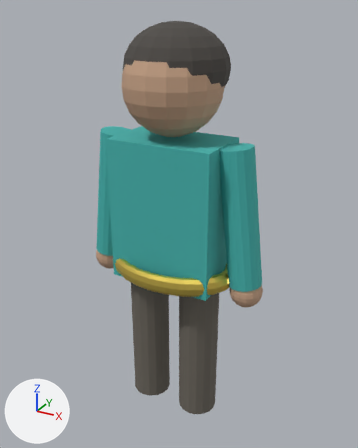
Renders of the FBX model journey3d/Assets/Resources/Models/player_avatar.fbx from each side of a commit.
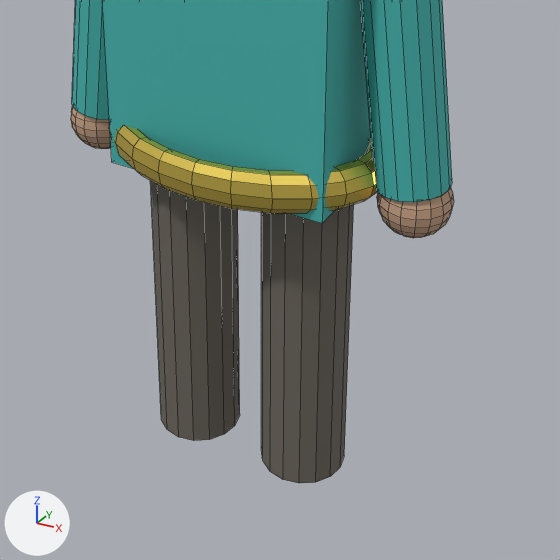
Each version is shown whole from a camera (50 mm lens) standing at (0.973, -1.718, 1.797) and looking at (0.006, 0.04, 0.918), then close up on the part from 18% to 86% of the width and 45% to 100% of the height. Lighting does not change. The marker at lower left points along +X, +Y and +Z. The older version's two pictures come first. The close-ups show mesh edges as thin lines.

The older version as bpy lines, for what is in view:
```python
me_cylinder_004 = bpy.data.meshes.new('Cylinder.004')
me_cylinder_004.from_pydata(...)  # 1088 vertices, 1086 faces; spans x -0.29..0.55, y -0.21..0.24, z -0.35..1.4
# faces by material slot: [36, 42, 240, 576, 192]
me_cylinder_004.materials.append(mat_player_pants)  # dark grey #6c665d
me_cylinder_004.materials.append(mat_player_tunic)  # cyan #45b5af
me_cylinder_004.materials.append(mat_gold)  # yellow #fde069
me_cylinder_004.materials.append(mat_player_skin)  # beige #c4a084
me_cylinder_004.materials.append(mat_player_hair)  # dark grey #4f4b47
ob_player_avatar = bpy.data.objects.new('player_avatar', me_cylinder_004)
ob_player_avatar.location = (-0.13, 0.0, 0.35)
```
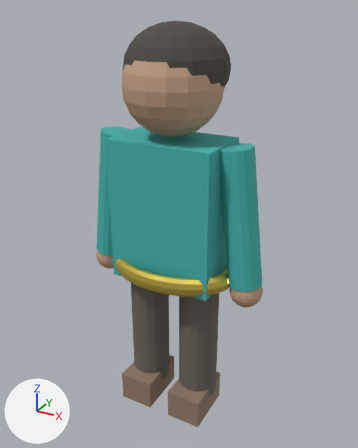
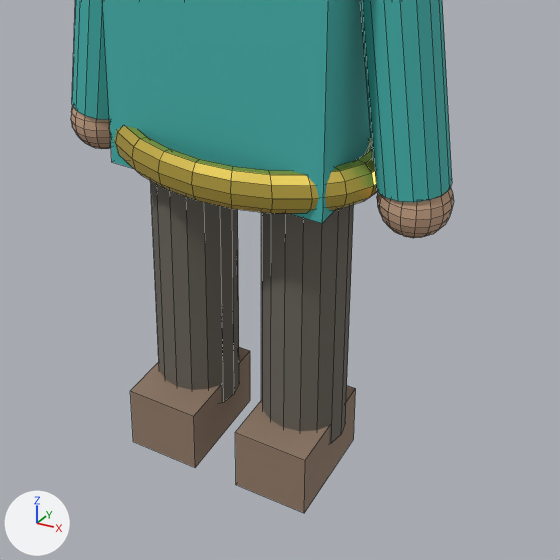
Where the newer file only moved an object's origin or applied its transform, the numbers keep the older frame.

Boxes (x1, y1, x2, y2) around the edits, measured in the close-ups (560 x 560 px):
'player_avatar', reshaped: before (71, 0, 454, 483); after (71, 0, 454, 513)
part 1 of me_cylinder_004, added: after (151, 181, 239, 403)
part 2 of me_cylinder_004, added: after (261, 204, 354, 444)
part 3 of me_cylinder_004, added (brown): after (130, 347, 250, 467)
part 4 of me_cylinder_004, added (brown): after (235, 386, 356, 513)

What changed in the scene script:
```text
Add mat_av_boots:
    mat_av_boots = principled_material('av_boots')
    mat_av_boots.base_color = (0.29, 0.2, 0.141)  # brown #937c69
    mat_av_boots.roughness = 0.85
Change me_cylinder_004:
    used by ob_player_avatar; location = (-0.13, 0.0, 0.35)
    remove me_cylinder_004.from_pydata(...)  # 1088 vertices, 1086 faces; spans x -0.29..0.55, y -0.21..0.24, z -0.35..1.4
    add me_cylinder_004.from_pydata(...)  # 1104 vertices, 1098 faces; spans x -0.29..0.55, y -0.21..0.24, z -0.35..1.4
    me_cylinder_004 part 1: a new loose piece, a 16-sided cylinder along z spanning x -0.09..0.09, y -0.09..0.09, z -0.26..0.36, in mat_player_pants (dark grey #6c665d)
    me_cylinder_004 part 2: a new loose piece, a 16-sided cylinder along z spanning x 0.17..0.35, y -0.09..0.09, z -0.26..0.36, in mat_player_pants (dark grey #6c665d)
    me_cylinder_004 part 3: a new loose piece, a box spanning x -0.08..0.08, y -0.15..0.09, z -0.35..-0.21, in mat_av_boots (brown #937c69)
    me_cylinder_004 part 4: a new loose piece, a box spanning x 0.18..0.34, y -0.15..0.09, z -0.35..-0.21, in mat_av_boots (brown #937c69)
    other edits to the shape of me_cylinder_004 do not show in these pictures
    add me_cylinder_004.materials.append(mat_av_boots)  # brown #937c69
```
